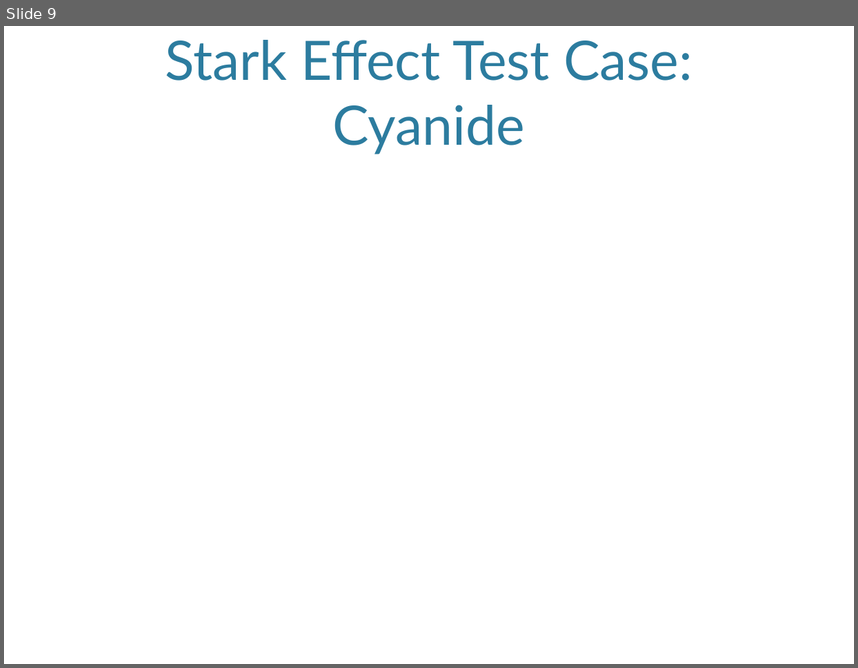
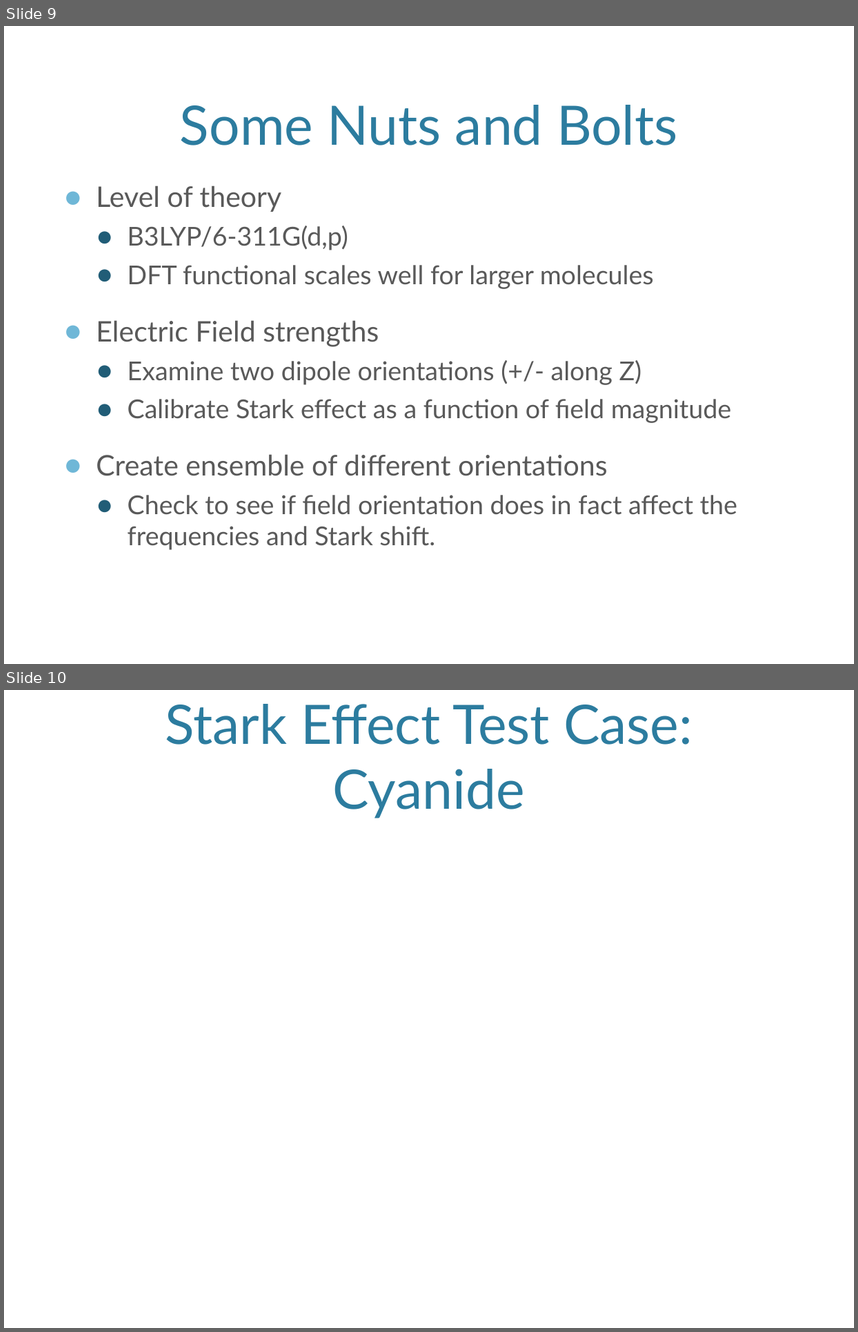
Before and after one commit to jjradler/565projectSp16, a slide deck: 565Presentation.pptx. Shown one above the other, each under a label of ours: slide 9 before the commit, slides 9 and 10 after it. The pictures are 858x668 and 858x1332 pixels, drawn with LibreOffice and Linux fonts; fonts in the diff are those of the drawing; background and template pictures are left out. Boxes give left, top, right and bottom in pixels: in the first picture for what was removed or moved away, otherwise in the second. Text is boxed around its words. In the diff, an @@ line names an element or a change of style, - is before the commit and + after.

```diff
--- a/565Presentation.pptx
+++ b/565Presentation.pptx
@@ slide 9 added at (4,26,854,664), background picture (left out) @@
@@ title added at (180,105,678,145), 46 pt, text #2C7C9F @@
+Some Nuts and Bolts
@@ text added at (96,185,737,550), 22 pt, text #595959 @@
+● Level of theory
+  ● B3LYP/6-311G(d,p)
+  ● DFT functional scales well for larger molecules
+● Electric Field strengths
+  ● Examine two dipole orientations (+/- along Z)
+  ● Calibrate Stark effect as a function of field magnitude
+● Create ensemble of different orientations
+  ● Check to see if field orientation does in fact affect the frequencies and Stark shift.
@@ what was slide 9 is now slide 10 @@
```
Also in this commit, not shown: 3 slides changed, 1 other slide added.
